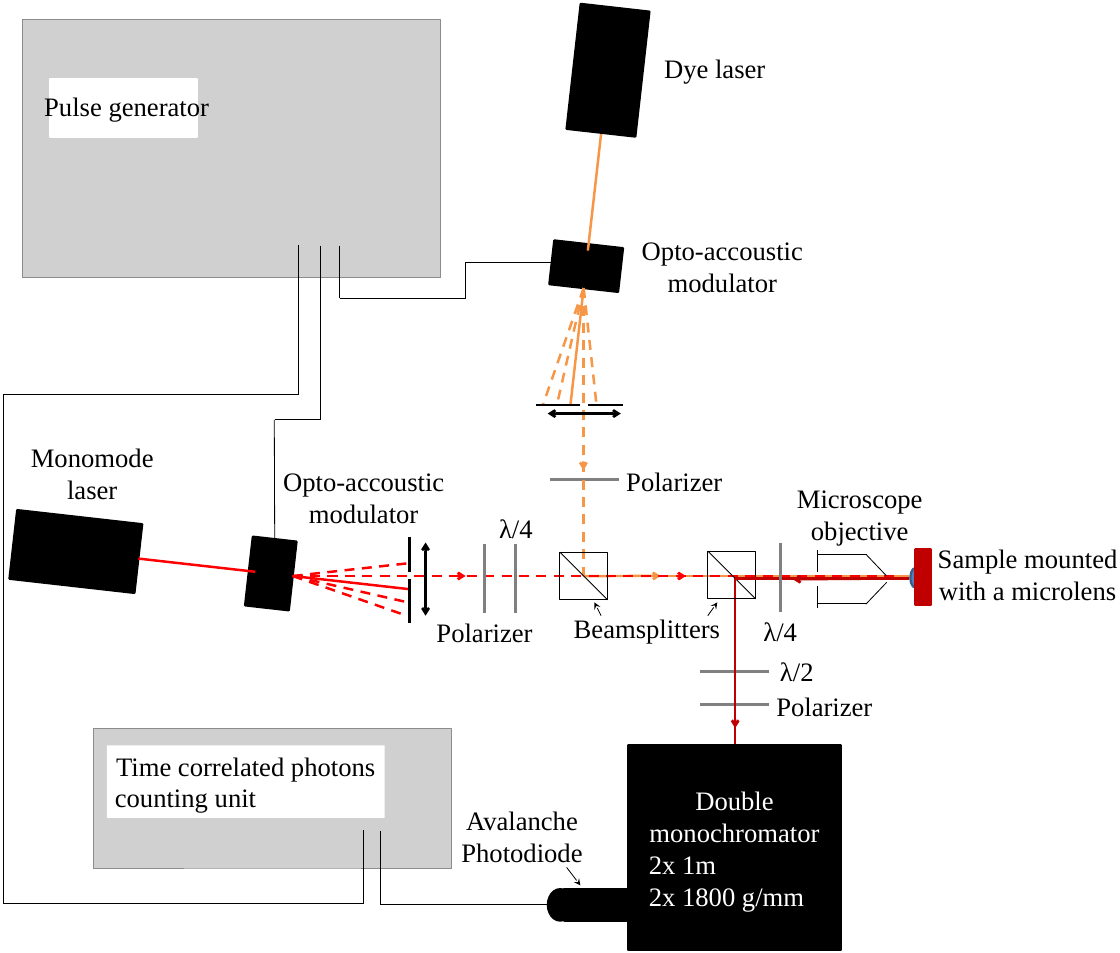
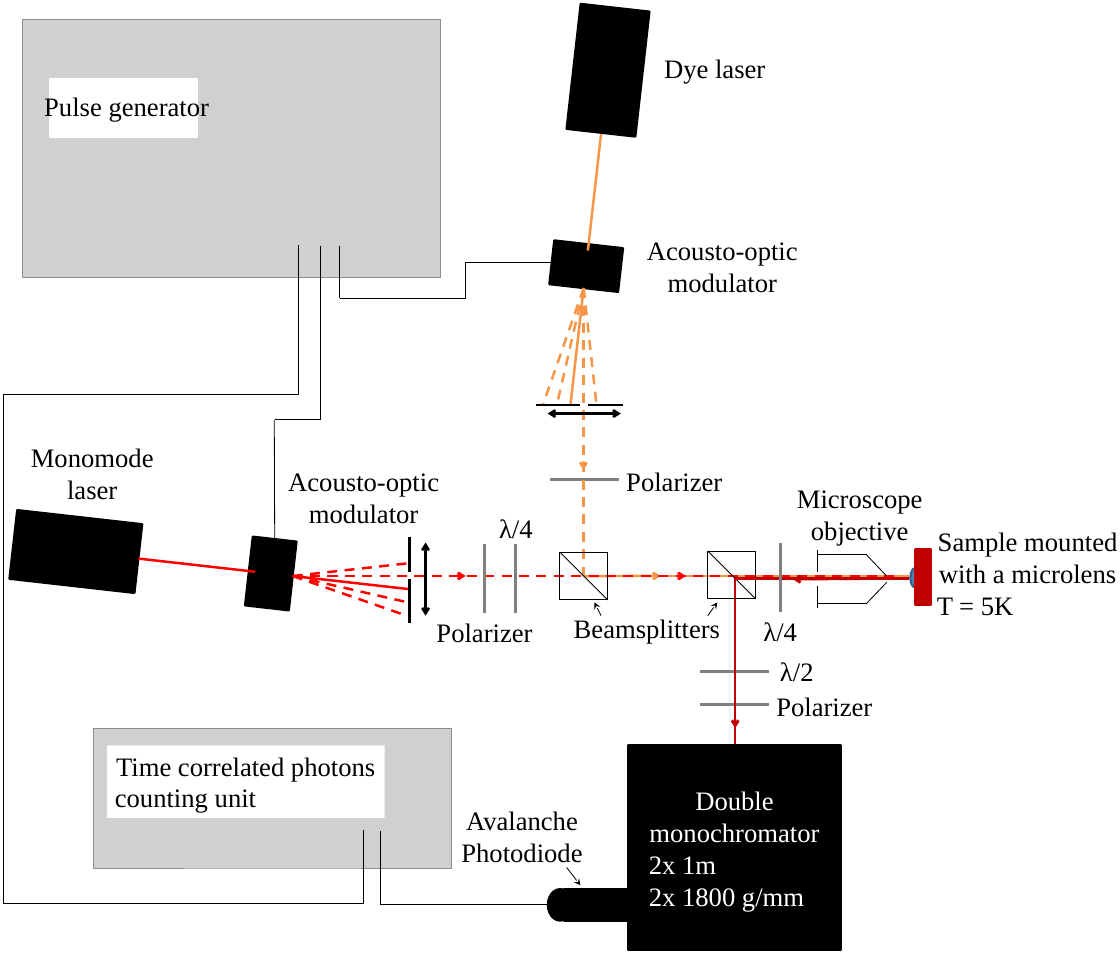
Before and after one commit to audreyazura/PhDThesis, a slide deck: slide 1 of 05-CrDyn/Pictures/ExperimentSchema.pptx. Drawn at 1120x953 pixels with LibreOffice and Linux fonts; fonts in the diff are those of the drawing; grey boxes stand for pictures. Boxes give left, top, right and bottom in pixels: in the first picture for what was removed or moved away, otherwise in the second. Text is boxed around its words. In the diff, an @@ line names an element or a change of style, - is before the commit and + after.

```diff
--- a/05-CrDyn/Pictures/ExperimentSchema.pptx
+++ b/05-CrDyn/Pictures/ExperimentSchema.pptx
@@ text at [647,242,798,266]: text changed @@
-Opto-accoustic
+Acousto-optic
@@ text at [288,473,439,496]: text changed @@
-Opto-accoustic
+Acousto-optic
@@ text "Sample mounted": place and size @@
-text "Sample mounted" at [938,549,1117,601]
+text "Sample mounted" at [937,532,1117,616]
@@ text at [937,597,1014,616]: paragraph added @@
+T = 5K
```
Also in this commit, not shown: 11 other files.
